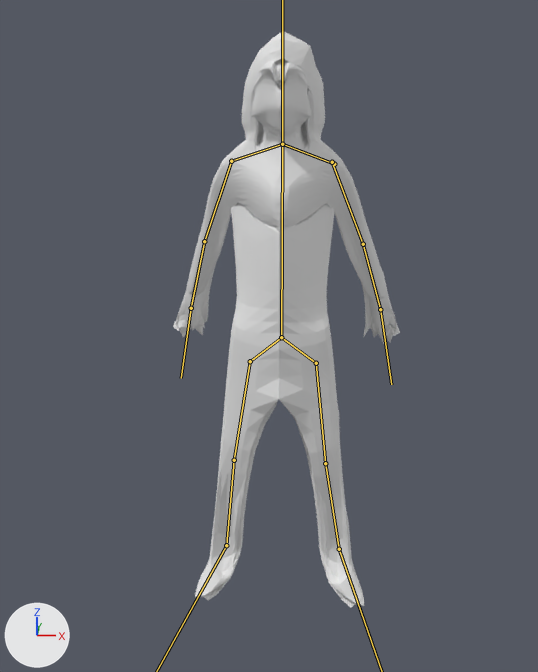
An edit to the Blender file Mi Juego/Assets/Objetos/finalUltimo.blend, drawn before and after from the same camera.
The view is the same before and after, from a 50 mm camera at (0.92, -8.78, 1.89) aimed at (0.27, 0.32, -1.55). Lighting does not change. The marker at lower left points along +X, +Y and +Z. The bones that bend it are drawn over the model as lines.
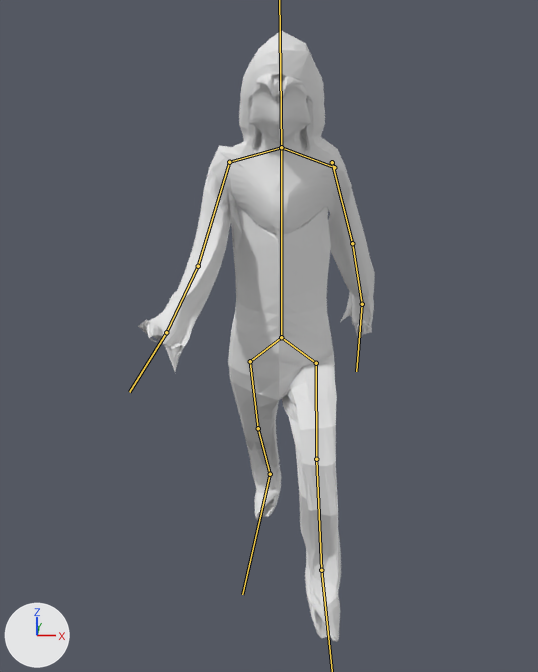
The newer file adds an action. The first version stands in its rest pose; the second is drawn at frame 8 of the action 'accionCaminan'.

Scene script edits in JSON lines:
```json
{"block": "bone_bone", "where": "bone_bone = bpy.data.objects['Armature'].pose.bones['Bone']"}
{"op": "set", "path": "bone_bone.rotation_quaternion", "old": "(1.0, 0.0, 0.0, 0.0)", "new": "(0.999, 0.047, 0.0, 0.0)", "note": "degrees (0, 0, 0) -> degrees (5, 0, 0)"}
{"block": "bone_bone_003", "where": "bone_bone_003 = bpy.data.objects['Armature'].pose.bones['Bone.003']  # child of 'Bone.002'"}
{"op": "set", "path": "bone_bone_003.rotation_quaternion", "old": "(1.0, 0.0, 0.0, 0.0)", "new": "(0.979, -0.01, 0.195, -0.055)", "note": "degrees (0, 0, 0) -> degrees (-3, 22, -7)"}
{"block": "bone_bone_007", "where": "bone_bone_007 = bpy.data.objects['Armature'].pose.bones['Bone.007']  # child of 'Bone.006'"}
{"op": "set", "path": "bone_bone_007.rotation_quaternion", "old": "(1.0, 0.0, 0.0, 0.0)", "new": "(0.854, 0.422, 0.147, 0.266)", "note": "degrees (0, 0, 0) -> degrees (53, 2, 35)"}
{"block": "bone_bone_008", "where": "bone_bone_008 = bpy.data.objects['Armature'].pose.bones['Bone.008']  # child of 'Bone.007'"}
{"op": "set", "path": "bone_bone_008.rotation_quaternion", "old": "(1.0, 0.0, 0.0, 0.0)", "new": "(0.954, 0.268, 0.041, 0.125)", "note": "degrees (0, 0, 0) -> degrees (31, 1, 15)"}
{"block": "bone_bone_019", "where": "bone_bone_019 = bpy.data.objects['Armature'].pose.bones['Bone.019']  # child of 'Bone'"}
{"op": "set", "path": "bone_bone_019.rotation_quaternion", "old": "(1.0, 0.0, 0.0, 0.0)", "new": "(0.999, -0.05, 0.0, 0.0)", "note": "degrees (0, 0, 0) -> degrees (-6, 0, 0)"}
{"block": "bone_bone_011", "where": "bone_bone_011 = bpy.data.objects['Armature'].pose.bones['Bone.011']  # child of 'Bone.010'"}
{"op": "set", "path": "bone_bone_011.rotation_quaternion", "old": "(1.0, 0.0, 0.0, 0.0)", "new": "(0.967, -0.242, -0.037, 0.077)", "note": "degrees (0, 0, 0) -> degrees (-28, -2, 10)"}
{"block": "bone_bone_012", "where": "bone_bone_012 = bpy.data.objects['Armature'].pose.bones['Bone.012']  # child of 'Bone.011'"}
{"op": "set", "path": "bone_bone_012.rotation_quaternion", "old": "(1.0, 0.0, 0.0, 0.0)", "new": "(1.0, 0.029, -0.003, 0.0)", "note": "degrees (0, 0, 0) -> degrees (3, 0, 0)"}
{"block": "bone_bone_013", "where": "bone_bone_013 = bpy.data.objects['Armature'].pose.bones['Bone.013']  # child of 'Bone.012'"}
{"op": "set", "path": "bone_bone_013.rotation_quaternion", "old": "(1.0, 0.0, 0.0, 0.0)", "new": "(0.912, 0.229, 0.213, 0.267)", "note": "degrees (0, 0, 0) -> degrees (33, 15, 37)"}
{"block": "bone_bone_015", "where": "bone_bone_015 = bpy.data.objects['Armature'].pose.bones['Bone.015']  # child of 'Bone.014'"}
{"op": "set", "path": "bone_bone_015.rotation_quaternion", "old": "(1.0, 0.0, 0.0, 0.0)", "new": "(0.849, 0.52, -0.036, -0.086)", "note": "degrees (0, 0, 0) -> degrees (63, 2, -11)"}
{"block": "bone_bone_016", "where": "bone_bone_016 = bpy.data.objects['Armature'].pose.bones['Bone.016']  # child of 'Bone.015'"}
{"op": "set", "path": "bone_bone_016.rotation_quaternion", "old": "(1.0, 0.0, 0.0, 0.0)", "new": "(0.875, -0.48, 0.029, 0.052)", "note": "degrees (0, 0, 0) -> degrees (-57, 6, 4)"}
{"block": "bone_bone_017", "where": "bone_bone_017 = bpy.data.objects['Armature'].pose.bones['Bone.017']  # child of 'Bone.016'"}
{"op": "set", "path": "bone_bone_017.rotation_quaternion", "old": "(1.0, 0.0, 0.0, 0.0)", "new": "(0.975, -0.04, -0.206, -0.078)", "note": "degrees (0, 0, 0) -> degrees (-3, -24, -9)"}
```

Pixel boxes (x1, y1, x2, y2) of what changed, in the pictures (538 x 672 px):
```json
{"object": "Cube", "change": "posed", "before": [173, 31, 400, 608], "after": [138, 31, 375, 642]}
{"bone": "Bone", "before": "(281, 337) to (282, 144)", "after": "(281, 337) to (281, 147)"}
{"bone": "Bone.003", "before": "(332, 162) to (363, 244)", "after": "(332, 162) to (352, 243)"}
{"bone": "Bone.007", "before": "(231, 161) to (204, 241)", "after": "(229, 162) to (198, 266)"}
{"bone": "Bone.008", "before": "(204, 241) to (191, 308)", "after": "(198, 266) to (166, 332)"}
{"bone": "Bone.011", "before": "(250, 361) to (234, 460)", "after": "(250, 361) to (258, 428)"}
{"bone": "Bone.012", "before": "(234, 460) to (226, 545)", "after": "(258, 428) to (270, 474)"}
{"bone": "Bone.015", "before": "(316, 363) to (325, 463)", "after": "(316, 363) to (316, 459)"}
{"bone": "Bone.016", "before": "(325, 463) to (339, 549)", "after": "(316, 459) to (321, 570)"}
```
